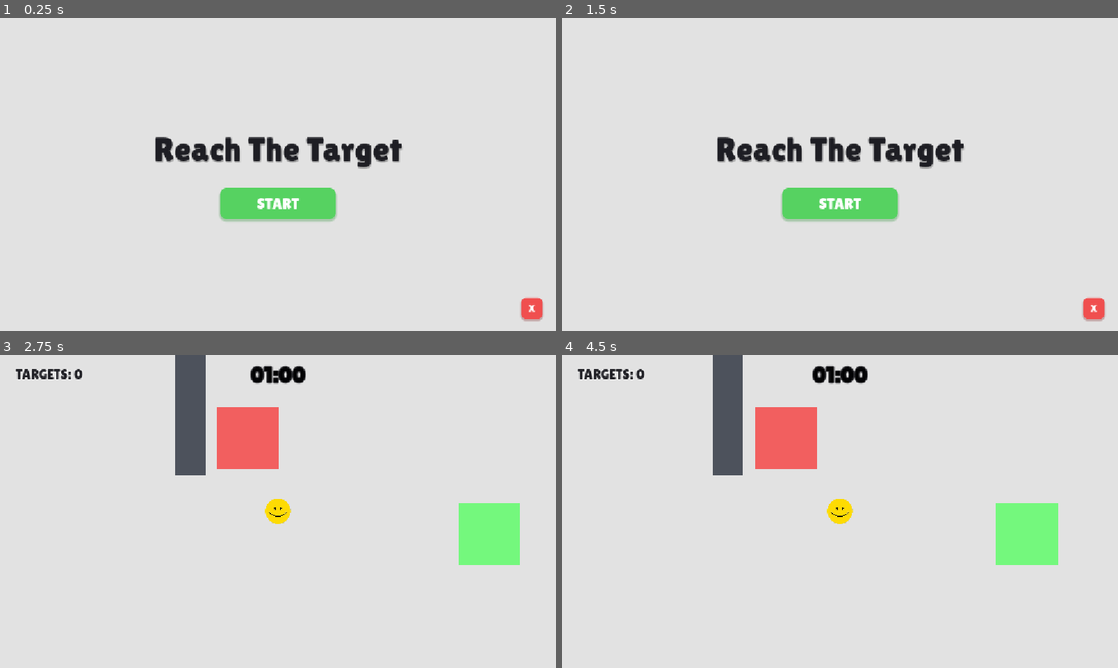
Above: before the commit, frames 1-4 (two rows, left to right).
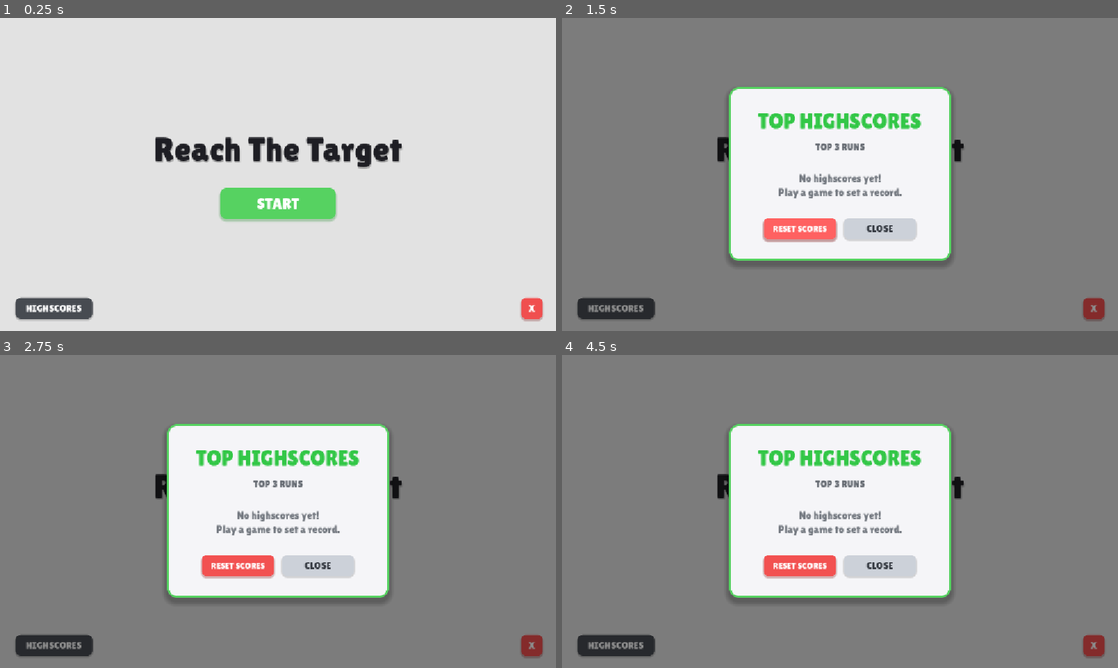
Above: after the commit, the same moments.

Repository: foreignseal/ReachTheTarget_Godot
Game: Godot game, scene res://scenes/MainMenu.tscn
Two runs of this game, one before a commit and one after it. Both use one fixed random seed, a clock stepped at 60 frames per second and the inputs below.
Inputs (mouse positions are in pixels of both pictures, inside the frame that each line leads up to):
- Up to frame 1 (0.25 s): no input
- Up to frame 2 (1.5 s): click (617, 309) at 0.5 s, where only the run after the commit has a clickable "HIGHSCORES"; click (801, 227) at 1.25 s, where only the run after the commit has a clickable "RESET SCORES"
- Up to frame 3 (2.75 s): click "START" at 2 s
- Up to frame 4 (4.5 s): click (840, 539) at 2.75 s, where only the run after the commit has a clickable "START"; click (1095, 646) at 3.5 s, where only the run after the commit has a clickable "X"; hold D (move_right) from 4.28 s (still down)

The runs differ from the first frame. In frame 1, 1.0% of the frame differs, in the area x 2-17%, y 89-97%; in frame 2, 85%, in the area x 0-100%, y 0-100%; in frame 3, 84%; in frame 4, 83%.

Commit message:
update: highscores and maze

Diff:
--- a/scenes/Game.tscn
+++ b/scenes/Game.tscn
@@ -102,17 +102,165 @@
 navigation_polygon = SubResource("NavigationPolygon_game")
 script = ExtResource("8_nav")
 
-[node name="ObstacleWall" parent="NavigationRegion2D" unique_id=1682371849 instance=ExtResource("7_wall")]
-position = Vector2(-120, -50)
-scale = Vector2(0.5, 2)
-
-[node name="DangerZone" parent="." unique_id=1567770249 instance=ExtResource("4_danger")]
+[node name="BorderTop" parent="NavigationRegion2D" unique_id=200000001 instance=ExtResource("7_wall")]
+position = Vector2(0, -900)
+scale = Vector2(19, 0.375)
+
+[node name="BorderBottom" parent="NavigationRegion2D" unique_id=200000002 instance=ExtResource("7_wall")]
+position = Vector2(0, 900)
+scale = Vector2(19, 0.375)
+
+[node name="BorderLeft" parent="NavigationRegion2D" unique_id=200000003 instance=ExtResource("7_wall")]
+position = Vector2(-1200, 0)
+scale = Vector2(0.375, 14.25)
+
+[node name="BorderRight" parent="NavigationRegion2D" unique_id=200000004 instance=ExtResource("7_wall")]
+position = Vector2(1200, 0)
+scale = Vector2(0.375, 14.25)
+
+[node name="HubWall_NW" parent="NavigationRegion2D" unique_id=200000005 instance=ExtResource("7_wall")]
+position = Vector2(-220, -180)
+scale = Vector2(0.6, 0.6)
+
+[node name="HubWall_NE" parent="NavigationRegion2D" unique_id=200000006 instance=ExtResource("7_wall")]
+position = Vector2(220, -180)
+scale = Vector2(0.6, 0.6)
+
+[node name="HubWall_SW" parent="NavigationRegion2D" unique_id=200000007 instance=ExtResource("7_wall")]
+position = Vector2(-220, 180)
+scale = Vector2(0.6, 0.6)
+
+[node name="HubWall_SE" parent="NavigationRegion2D" unique_id=200000008 instance=ExtResource("7_wall")]
+position = Vector2(220, 180)
+scale = Vector2(0.6, 0.6)
+
+[node name="Wall_N_Divider" parent="NavigationRegion2D" unique_id=200000009 instance=ExtResource("7_wall")]
+position = Vector2(0, -520)
+scale = Vector2(0.3, 3.8)
+
+[node name="Wall_NW_TopHoriz" parent="NavigationRegion2D" unique_id=200000010 instance=ExtResource("7_wall")]
+position = Vector2(-580, -680)
+scale = Vector2(4.5, 0.3)
+
+[node name="Wall_NE_TopHoriz" parent="NavigationRegion2D" unique_id=200000011 instance=ExtResource("7_wall")]
+position = Vector2(580, -680)
+scale = Vector2(4.5, 0.3)
+
+[node name="Wall_NW_Vert1" parent="NavigationRegion2D" unique_id=200000012 instance=ExtResource("7_wall")]
+position = Vector2(-420, -420)
+scale = Vector2(0.3, 2.5)
+
+[node name="Wall_NW_Horiz1" parent="NavigationRegion2D" unique_id=200000013 instance=ExtResource("7_wall")]
+position = Vector2(-780, -450)
+scale = Vector2(2.5, 0.3)
+
+[node name="Wall_NW_Vert2" parent="NavigationRegion2D" unique_id=200000014 instance=ExtResource("7_wall")]
+position = Vector2(-880, -220)
+scale = Vector2(0.3, 2)
+
+[node name="Wall_NE_Vert1" parent="NavigationRegion2D" unique_id=200000015 instance=ExtResource("7_wall")]
+position = Vector2(420, -420)
+scale = Vector2(0.3, 2.5)
+
+[node name="Wall_NE_Horiz1" parent="NavigationRegion2D" unique_id=200000016 instance=ExtResource("7_wall")]
+position = Vector2(780, -450)
+scale = Vector2(2.5, 0.3)
+
+[node name="Wall_NE_Vert2" parent="NavigationRegion2D" unique_id=200000017 instance=ExtResource("7_wall")]
+position = Vector2(880, -220)
+scale = Vector2(0.3, 2)
+
+[node name="Wall_West_MidHoriz" parent="NavigationRegion2D" unique_id=200000018 instance=ExtResource("7_wall")]
+position = Vector2(-700, 0)
+scale = Vector2(3.5, 0.3)
+
+[node name="Wall_East_MidHoriz" parent="NavigationRegion2D" unique_id=200000019 instance=ExtResource("7_wall")]
+position = Vector2(700, 0)
+scale = Vector2(3.5, 0.3)
+
+[node name="Wall_S_Divider" parent="NavigationRegion2D" unique_id=200000020 instance=ExtResource("7_wall")]
+position = Vector2(0, 520)
+scale = Vector2(0.3, 3.8)
+
+[node name="Wall_SW_BotHoriz" parent="NavigationRegion2D" unique_id=200000021 instance=ExtResource("7_wall")]
+position = Vector2(-580, 680)
+scale = Vector2(4.5, 0.3)
+
+[node name="Wall_SE_BotHoriz" parent="NavigationRegion2D" unique_id=200000022 instance=ExtResource("7_wall")]
+position = Vector2(580, 680)
+scale = Vector2(4.5, 0.3)
+
+[node name="Wall_SW_Vert1" parent="NavigationRegion2D" unique_id=200000023 instance=ExtResource("7_wall")]
+position = Vector2(-420, 420)
+scale = Vector2(0.3, 2.5)
+
+[node name="Wall_SW_Horiz1" parent="NavigationRegion2D" unique_id=200000024 instance=ExtResource("7_wall")]
+position = Vector2(-780, 450)
+scale = Vector2(2.5, 0.3)
+
+[node name="Wall_SW_Vert2" parent="NavigationRegion2D" unique_id=200000025 instance=ExtResource("7_wall")]
+position = Vector2(-880, 220)
+scale = Vector2(0.3, 2)
+
+[node name="Wall_SE_Vert1" parent="NavigationRegion2D" unique_id=200000026 instance=ExtResource("7_wall")]
+position = Vector2(420, 420)
+scale = Vector2(0.3, 2.5)
+
+[node name="Wall_SE_Horiz1" parent="NavigationRegion2D" unique_id=200000027 instance=ExtResource("7_wall")]
+position = Vector2(780, 450)
+scale = Vector2(2.5, 0.3)
+
+[node name="Wall_SE_Vert2" parent="NavigationRegion2D" unique_id=200000028 instance=ExtResource("7_wall")]
+position = Vector2(880, 220)
+scale = Vector2(0.3, 2)
+
+[node name="Pillar_NW" parent="NavigationRegion2D" unique_id=200000029 instance=ExtResource("7_wall")]
+position = Vector2(-950, -780)
+scale = Vector2(0.8, 0.8)
+
+[node name="Pillar_NE" parent="NavigationRegion2D" unique_id=200000030 instance=ExtResource("7_wall")]
+position = Vector2(950, -780)
+scale = Vector2(0.8, 0.8)
+
+[node name="Pillar_SW" parent="NavigationRegion2D" unique_id=200000031 instance=ExtResource("7_wall")]
+position = Vector2(-950, 780)
+scale = Vector2(0.8, 0.8)
+
+[node name="Pillar_SE" parent="NavigationRegion2D" unique_id=200000032 instance=ExtResource("7_wall")]
+position = Vector2(950, 780)
+scale = Vector2(0.8, 0.8)
+
+[node name="DangerZone1" parent="." unique_id=1567770249 instance=ExtResource("4_danger")]
+position = Vector2(-1124, -819)
+
+[node name="DangerZone4" parent="." unique_id=1228671075 instance=ExtResource("4_danger")]
+position = Vector2(1120, -815)
+
+[node name="DangerZone5" parent="." unique_id=1838427965 instance=ExtResource("4_danger")]
+position = Vector2(1116, 814)
+
+[node name="DangerZone6" parent="." unique_id=537167493 instance=ExtResource("4_danger")]
+position = Vector2(-1117, 814)
+
+[node name="DangerZone2" parent="." unique_id=1567770250 instance=ExtResource("4_danger")]
+position = Vector2(-669, -226.99998)
+scale = Vector2(1.72, 1.72)
+
+[node name="DangerZone7" parent="." unique_id=517838397 instance=ExtResource("4_danger")]
+position = Vector2(220.00012, -462)
+scale = Vector2(1.72, 1.72)
+
+[node name="DangerZone8" parent="." unique_id=1536744726 instance=ExtResource("4_danger")]
+position = Vector2(-202.00006, 465.00012)
+scale = Vector2(1.72, 1.72)
+
+[node name="DangerZone3" parent="." unique_id=1567770251 instance=ExtResource("4_danger")]
+position = Vector2(676.99994, 219)
+scale = Vector2(1.9599993, 1.9599993)
 
 [node name="SpawnPoint" type="Marker2D" parent="." unique_id=1343114655]
-position = Vector2(62, 153)
 
 [node name="Player" parent="." unique_id=1511318249 node_paths=PackedStringArray("spawn_point") instance=ExtResource("2_78awf")]
-position = Vector2(-594, 433)
 spawn_point = NodePath("../SpawnPoint")
 
 [node name="Screen" type="Camera2D" parent="Player" unique_id=683318714]
@@ -122,37 +270,50 @@
 
 [node name="TargetSpawns" type="Node2D" parent="." unique_id=1381045291]
 script = ExtResource("5_spawns")
+initial_target_count = 3
 moving_target_ratio = 0.3
 
 [node name="Spawn1" type="Node2D" parent="TargetSpawns" unique_id=787345189]
-position = Vector2(-450, -200)
+position = Vector2(-950, -550)
 
 [node name="Spawn2" type="Node2D" parent="TargetSpawns" unique_id=488130399]
-position = Vector2(-450, 200)
+position = Vector2(-600, -780)
 
 [node name="Spawn3" type="Node2D" parent="TargetSpawns" unique_id=1283210757]
-position = Vector2(-250, -280)
+position = Vector2(-250, -450)
 
 [node name="Spawn4" type="Node2D" parent="TargetSpawns" unique_id=486352726]
-position = Vector2(-250, 280)
+position = Vector2(250, -450)
 
 [node name="Spawn5" type="Node2D" parent="TargetSpawns" unique_id=1232871005]
-position = Vector2(0, -220)
+position = Vector2(600, -780)
 
 [node name="Spawn6" type="Node2D" parent="TargetSpawns" unique_id=148250674]
-position = Vector2(0, 220)
+position = Vector2(950, -550)
 
 [node name="Spawn7" type="Node2D" parent="TargetSpawns" unique_id=1003495341]
-position = Vector2(250, -280)
+position = Vector2(-1050, -100)
 
 [node name="Spawn8" type="Node2D" parent="TargetSpawns" unique_id=264535900]
-position = Vector2(250, 280)
+position = Vector2(-1050, 100)
 
 [node name="Spawn9" type="Node2D" parent="TargetSpawns" unique_id=1587240670]
-position = Vector2(500, -200)
+position = Vector2(1050, -100)
 
 [node name="Spawn10" type="Node2D" parent="TargetSpawns" unique_id=62355709]
-position = Vector2(500, 200)
+position = Vector2(1050, 100)
+
+[node name="Spawn11" type="Node2D" parent="TargetSpawns" unique_id=62355710]
+position = Vector2(-950, 550)
+
+[node name="Spawn12" type="Node2D" parent="TargetSpawns" unique_id=62355711]
+position = Vector2(-250, 450)
+
+[node name="Spawn13" type="Node2D" parent="TargetSpawns" unique_id=62355712]
+position = Vector2(250, 450)
+
+[node name="Spawn14" type="Node2D" parent="TargetSpawns" unique_id=62355713]
+position = Vector2(950, 550)
 
 [node name="UI" type="CanvasLayer" parent="." unique_id=1120676962]
 
--- a/scenes/MainMenu.tscn
+++ b/scenes/MainMenu.tscn
@@ -35,6 +35,35 @@
 
 [sub_resource type="StyleBoxEmpty" id="StyleBoxEmpty_focus"]
 
+[sub_resource type="StyleBoxFlat" id="StyleBoxFlat_score_btn_normal"]
+bg_color = Color(0.2, 0.22, 0.25, 0.85)
+corner_radius_top_left = 12
+corner_radius_top_right = 12
+corner_radius_bottom_right = 12
+corner_radius_bottom_left = 12
+shadow_color = Color(0, 0, 0, 0.2)
+shadow_size = 3
+shadow_offset = Vector2(0, 2)
+
+[sub_resource type="StyleBoxFlat" id="StyleBoxFlat_score_btn_pressed"]
+bg_color = Color(0.15, 0.16, 0.18, 1)
+corner_radius_top_left = 12
+corner_radius_top_right = 12
+corner_radius_bottom_right = 12
+corner_radius_bottom_left = 12
+shadow_size = 1
+shadow_offset = Vector2(0, 1)
+
+[sub_resource type="StyleBoxFlat" id="StyleBoxFlat_score_btn_hover"]
+bg_color = Color(0.3, 0.33, 0.37, 1)
+corner_radius_top_left = 12
+corner_radius_top_right = 12
+corner_radius_bottom_right = 12
+corner_radius_bottom_left = 12
+shadow_color = Color(0, 0, 0, 0.3)
+shadow_size = 4
+shadow_offset = Vector2(0, 3)
+
 [sub_resource type="StyleBoxFlat" id="StyleBoxFlat_quit_normal"]
 bg_color = Color(0.97, 0.25, 0.25, 0.85)
 corner_radius_top_left = 10
@@ -64,6 +93,54 @@
 shadow_size = 4
 shadow_offset = Vector2(0, 4)
 
+[sub_resource type="StyleBoxFlat" id="StyleBoxFlat_card"]
+content_margin_left = 32.0
+content_margin_top = 28.0
+content_margin_right = 32.0
+content_margin_bottom = 28.0
+bg_color = Color(0.96, 0.96, 0.97, 1)
+border_width_left = 4
+border_width_top = 4
+border_width_right = 4
+border_width_bottom = 4
+border_color = Color(0.3388, 0.8226, 0.3792, 1)
+corner_radius_top_left = 20
+corner_radius_top_right = 20
+corner_radius_bottom_right = 20
+corner_radius_bottom_left = 20
+shadow_color = Color(0, 0, 0, 0.25)
+shadow_size = 12
+shadow_offset = Vector2(0, 8)
+
+[sub_resource type="StyleBoxFlat" id="StyleBoxFlat_neutral_normal"]
+bg_color = Color(0.8, 0.82, 0.85, 1)
+corner_radius_top_left = 12
+corner_radius_top_right = 12
+corner_radius_bottom_right = 12
+corner_radius_bottom_left = 12
+shadow_color = Color(0, 0, 0, 0.15)
+shadow_size = 3
+shadow_offset = Vector2(0, 2)
+
+[sub_resource type="StyleBoxFlat" id="StyleBoxFlat_neutral_pressed"]
+bg_color = Color(0.72, 0.74, 0.77, 1)
+corner_radius_top_left = 12
+corner_radius_top_right = 12
+corner_radius_bottom_right = 12
+corner_radius_bottom_left = 12
+shadow_size = 1
+shadow_offset = Vector2(0, 1)
+
+[sub_resource type="StyleBoxFlat" id="StyleBoxFlat_neutral_hover"]
+bg_color = Color(0.88, 0.9, 0.92, 1)
+corner_radius_top_left = 12
+corner_radius_top_right = 12
+corner_radius_bottom_right = 12
+corner_radius_bottom_left = 12
+shadow_color = Color(0, 0, 0, 0.2)
+shadow_size = 4
+shadow_offset = Vector2(0, 3)
+
 [node name="MainMenu" type="Control" unique_id=50917894]
 layout_mode = 3
 anchors_preset = 15
@@ -114,6 +191,27 @@
 theme_override_styles/hover = SubResource("StyleBoxFlat_start_hover")
 theme_override_styles/focus = SubResource("StyleBoxEmpty_focus")
 text = "START"
+
+[node name="HighscoresButton" type="Button" parent="." unique_id=1849182049]
+custom_minimum_size = Vector2(160, 44)
+layout_mode = 1
+anchors_preset = 2
+anchor_top = 1.0
+anchor_bottom = 1.0
+offset_left = 32.0
+offset_top = -68.0
+offset_right = 192.0
+offset_bottom = -24.0
+grow_vertical = 0
+theme_override_colors/font_color = Color(1, 1, 1, 1)
+theme_override_colors/font_hover_color = Color(1, 1, 1, 1)
+theme_override_fonts/font = ExtResource("2_font")
+theme_override_font_sizes/font_size = 20
+theme_override_styles/normal = SubResource("StyleBoxFlat_score_btn_normal")
+theme_override_styles/pressed = SubResource("StyleBoxFlat_score_btn_pressed")
+theme_override_styles/hover = SubResource("StyleBoxFlat_score_btn_hover")
+theme_override_styles/focus = SubResource("StyleBoxEmpty_focus")
+text = "HIGHSCORES"
 
 [node name="QuitButton" type="Button" parent="." unique_id=514345654]
 custom_minimum_size = Vector2(44, 44)
@@ -140,5 +238,104 @@
 theme_override_styles/focus = SubResource("StyleBoxEmpty_focus")
 text = "X"
 
+[node name="HighscoresModal" type="Control" parent="." unique_id=987654321]
+visible = false
+layout_mode = 1
+anchors_preset = 15
+anchor_right = 1.0
+anchor_bottom = 1.0
+grow_horizontal = 2
+grow_vertical = 2
+
+[node name="Dim" type="ColorRect" parent="HighscoresModal" unique_id=987654322]
+layout_mode = 1
+anchors_preset = 15
+anchor_right = 1.0
+anchor_bottom = 1.0
+grow_horizontal = 2
+grow_vertical = 2
+color = Color(0, 0, 0, 0.45)
+
+[node name="CenterContainer" type="CenterContainer" parent="HighscoresModal" unique_id=987654323]
+layout_mode = 1
+anchors_preset = 15
+anchor_right = 1.0
+anchor_bottom = 1.0
+grow_horizontal = 2
+grow_vertical = 2
+
+[node name="Card" type="PanelContainer" parent="HighscoresModal/CenterContainer" unique_id=987654324]
+custom_minimum_size = Vector2(460, 360)
+layout_mode = 2
+theme_override_styles/panel = SubResource("StyleBoxFlat_card")
+
+[node name="VBox" type="VBoxContainer" parent="HighscoresModal/CenterContainer/Card" unique_id=987654325]
+layout_mode = 2
+theme_override_constants/separation = 16
+alignment = 1
+
+[node name="Title" type="Label" parent="HighscoresModal/CenterContainer/Card/VBox" unique_id=987654326]
+layout_mode = 2
+theme_override_colors/font_color = Color(0.2, 0.78, 0.28, 1)
+theme_override_fonts/font = ExtResource("2_font")
+theme_override_font_sizes/font_size = 44
+text = "TOP HIGHSCORES"
+horizontal_alignment = 1
+
+[node name="Subtitle" type="Label" parent="HighscoresModal/CenterContainer/Card/VBox" unique_id=987654327]
+layout_mode = 2
+theme_override_colors/font_color = Color(0.4, 0.42, 0.45, 1)
+theme_override_fonts/font = ExtResource("2_font")
+theme_override_font_sizes/font_size = 20
+text = "TOP 3 RUNS"
+horizontal_alignment = 1
+
+[node name="Spacer" type="Control" parent="HighscoresModal/CenterContainer/Card/VBox" unique_id=987654328]
+custom_minimum_size = Vector2(0, 8)
+layout_mode = 2
+
+[node name="ScoresContainer" type="VBoxContainer" parent="HighscoresModal/CenterContainer/Card/VBox" unique_id=987654329]
+layout_mode = 2
+theme_override_constants/separation = 12
+alignment = 1
+
+[node name="Spacer2" type="Control" parent="HighscoresModal/CenterContainer/Card/VBox" unique_id=987654330]
+custom_minimum_size = Vector2(0, 8)
+layout_mode = 2
+
+[node name="ButtonsRow" type="HBoxContainer" parent="HighscoresModal/CenterContainer/Card/VBox" unique_id=987654331]
+layout_mode = 2
+theme_override_constants/separation = 16
+alignment = 1
+
+[node name="ResetButton" type="Button" parent="HighscoresModal/CenterContainer/Card/VBox/ButtonsRow" unique_id=987654332]
+custom_minimum_size = Vector2(150, 44)
+layout_mode = 2
+theme_override_colors/font_color = Color(1, 1, 1, 1)
+theme_override_colors/font_hover_color = Color(1, 1, 1, 1)
+theme_override_fonts/font = ExtResource("2_font")
+theme_override_font_sizes/font_size = 18
+theme_override_styles/normal = SubResource("StyleBoxFlat_quit_normal")
+theme_override_styles/pressed = SubResource("StyleBoxFlat_quit_pressed")
+theme_override_styles/hover = SubResource("StyleBoxFlat_quit_hover")
+theme_override_styles/focus = SubResource("StyleBoxEmpty_focus")
+text = "RESET SCORES"
+
+[node name="CloseButton" type="Button" parent="HighscoresModal/CenterContainer/Card/VBox/ButtonsRow" unique_id=987654333]
+custom_minimum_size = Vector2(150, 44)
+layout_mode = 2
+theme_override_colors/font_color = Color(0.2, 0.22, 0.25, 1)
+theme_override_colors/font_hover_color = Color(0.05, 0.05, 0.05, 1)
+theme_override_fonts/font = ExtResource("2_font")
+theme_override_font_sizes/font_size = 20
+theme_override_styles/normal = SubResource("StyleBoxFlat_neutral_normal")
+theme_override_styles/pressed = SubResource("StyleBoxFlat_neutral_pressed")
+theme_override_styles/hover = SubResource("StyleBoxFlat_neutral_hover")
+theme_override_styles/focus = SubResource("StyleBoxEmpty_focus")
+text = "CLOSE"
+
 [connection signal="pressed" from="CenterContainer/VBoxContainer/StartButton" to="." method="_on_start_button_pressed"]
+[connection signal="pressed" from="HighscoresButton" to="." method="_on_highscores_button_pressed"]
 [connection signal="pressed" from="QuitButton" to="." method="_on_quit_button_pressed"]
+[connection signal="pressed" from="HighscoresModal/CenterContainer/Card/VBox/ButtonsRow/ResetButton" to="." method="_on_reset_highscores_pressed"]
+[connection signal="pressed" from="HighscoresModal/CenterContainer/Card/VBox/ButtonsRow/CloseButton" to="." method="_on_close_highscores_pressed"]
--- a/scripts/GameManager.gd
+++ b/scripts/GameManager.gd
@@ -1,5 +1,6 @@
 extends Node2D
 
+const HighscoreManager = preload("res://scripts/HighscoreManager.gd")
 
 # Game Settings
 @export var time_limit: float = 60.0 # 1 minute
@@ -127,9 +128,21 @@
 		return
 
 	current_state = GameState.GAME_OVER
-	player.set_physics_process(false)
-	game_over_stats_label.text = "Targets Collected: %d\nHighest Time: %s" % [score, _format_time(highest_time)]
-	game_over_screen.visible = true
+	if player:
+		player.set_physics_process(false)
+
+	var is_new_record: bool = HighscoreManager.save_score(score, highest_time)
+
+	if game_over_stats_label:
+		if is_new_record and score > 0:
+			game_over_stats_label.text = "★ NEW HIGHSCORE! ★\nTargets Collected: %d\nHighest Time: %s" % [score, _format_time(highest_time)]
+			game_over_stats_label.modulate = Color(0.18, 0.78, 0.32, 1.0)
+		else:
+			game_over_stats_label.text = "Targets Collected: %d\nHighest Time: %s" % [score, _format_time(highest_time)]
+			game_over_stats_label.modulate = Color(0.12, 0.12, 0.14, 1.0)
+
+	if game_over_screen:
+		game_over_screen.visible = true
 
 func _on_restart_pressed() -> void:
 	get_tree().reload_current_scene()
--- /dev/null
+++ b/scripts/HighscoreManager.gd
@@ -0,0 +1,72 @@
+class_name HighscoreManager
+extends RefCounted
+
+# Variables
+const SAVE_PATH: String = "user://highscores.json"
+const MAX_SCORES: int = 3
+
+
+static func load_scores() -> Array:
+	if not FileAccess.file_exists(SAVE_PATH):
+		return []
+
+	var file := FileAccess.open(SAVE_PATH, FileAccess.READ)
+	if not file:
+		return []
+
+	var content := file.get_as_text()
+	file.close()
+
+	var json := JSON.new()
+	var err := json.parse(content)
+	if err != OK:
+		return []
+
+	var data = json.get_data()
+	if data is Array:
+		return data
+	return []
+
+static func save_score(score: int, highest_time: float) -> bool:
+	if score <= 0:
+		return false
+
+	var scores := load_scores()
+	var new_entry: Dictionary = {
+		"score": score,
+		"highest_time": highest_time,
+		"timestamp": Time.get_datetime_string_from_system()
+	}
+
+	scores.append(new_entry)
+
+	scores.sort_custom(func(a: Dictionary, b: Dictionary) -> bool:
+		var score_a: int = int(a.get("score", 0))
+		var score_b: int = int(b.get("score", 0))
+		if score_a != score_b:
+			return score_a > score_b
+		return float(a.get("highest_time", 0.0)) > float(b.get("highest_time", 0.0))
+	)
+
+	var is_top_score: bool = (scores.find(new_entry) < MAX_SCORES)
+
+	if scores.size() > MAX_SCORES:
+		scores.resize(MAX_SCORES)
+
+	var file := FileAccess.open(SAVE_PATH, FileAccess.WRITE)
+	if file:
+		file.store_string(JSON.stringify(scores, "\t"))
+		file.close()
+
+	return is_top_score
+
+static func clear_scores() -> void:
+	if FileAccess.file_exists(SAVE_PATH):
+		DirAccess.remove_absolute(SAVE_PATH)
+
+
+static func format_time(seconds: float) -> String:
+	var total_sec: int = max(0, int(ceil(seconds)))
+	var minutes: int = total_sec / 60
+	var rem_sec: int = total_sec % 60
+	return "%02d:%02d" % [minutes, rem_sec]
--- a/scripts/MainMenu.gd
+++ b/scripts/MainMenu.gd
@@ -1,8 +1,17 @@
 extends Control
+
+const HighscoreManager = preload("res://scripts/HighscoreManager.gd")
 
 # Resources
 @export var game_scene: PackedScene
 
+# UI References
+@onready var highscores_modal: Control = $HighscoresModal
+@onready var score_list_container: VBoxContainer = $HighscoresModal/CenterContainer/Card/VBox/ScoresContainer
+
+
+func _ready() -> void:
+	highscores_modal.visible = false
 
 func _on_start_button_pressed() -> void:
 	get_tree().change_scene_to_packed(game_scene)
@@ -10,6 +19,71 @@
 func _on_quit_button_pressed() -> void:
 	get_tree().quit()
 
+func _on_highscores_button_pressed() -> void:
+	_update_highscores_display()
+	highscores_modal.visible = true
+
+func _on_close_highscores_pressed() -> void:
+	highscores_modal.visible = false
+
+func _on_reset_highscores_pressed() -> void:
+	HighscoreManager.clear_scores()
+	_update_highscores_display()
+
+func _update_highscores_display() -> void:
+	if not score_list_container:
+		return
+
+	for child in score_list_container.get_children():
+		score_list_container.remove_child(child)
+		child.queue_free()
+
+	var scores := HighscoreManager.load_scores()
+	if scores.is_empty():
+		var empty_lbl := Label.new()
+		empty_lbl.text = "No highscores yet!\nPlay a game to set a record."
+		empty_lbl.horizontal_alignment = HORIZONTAL_ALIGNMENT_CENTER
+		empty_lbl.add_theme_font_override("font", preload("res://assets/fonts/lilita_one_regular.ttf"))
+		empty_lbl.add_theme_font_size_override("font_size", 22)
+		empty_lbl.add_theme_color_override("font_color", Color(0.45, 0.47, 0.5, 1.0))
+		score_list_container.add_child(empty_lbl)
+		return
+
+	var ranks := ["#1", "#2", "#3"]
+	var rank_colors := [
+		Color(0.85, 0.65, 0.1, 1.0), # Gold
+		Color(0.55, 0.6, 0.65, 1.0), # Silver
+		Color(0.7, 0.45, 0.25, 1.0)  # Bronze
+	]
+
+	for i in range(scores.size()):
+		var entry: Dictionary = scores[i]
+		var row := HBoxContainer.new()
+		row.alignment = BoxContainer.ALIGNMENT_CENTER
+		row.add_theme_constant_override("separation", 16)
+
+		var rank_lbl := Label.new()
+		rank_lbl.text = ranks[i] if i < ranks.size() else "#%d" % (i + 1)
+		rank_lbl.custom_minimum_size = Vector2(40, 0)
+		rank_lbl.add_theme_font_override("font", preload("res://assets/fonts/lilita_one_regular.ttf"))
+		rank_lbl.add_theme_font_size_override("font_size", 26)
+		rank_lbl.add_theme_color_override("font_color", rank_colors[i] if i < rank_colors.size() else Color.DARK_GRAY)
+		row.add_child(rank_lbl)
+
+		var score_lbl := Label.new()
+		var target_count: int = int(entry.get("score", 0))
+		var peak_time: String = HighscoreManager.format_time(float(entry.get("highest_time", 60.0)))
+		score_lbl.text = "%d TARGETS   (Peak: %s)" % [target_count, peak_time]
+		score_lbl.add_theme_font_override("font", preload("res://assets/fonts/lilita_one_regular.ttf"))
+		score_lbl.add_theme_font_size_override("font_size", 24)
+		score_lbl.add_theme_color_override("font_color", Color(0.12, 0.12, 0.14, 1.0))
+		row.add_child(score_lbl)
+
+		score_list_container.add_child(row)
+
 func _unhandled_input(event: InputEvent) -> void:
 	if event.is_action_pressed("ui_cancel"):
-		get_tree().quit()
+		if highscores_modal and highscores_modal.visible:
+			highscores_modal.visible = false
+		else:
+			get_tree().quit()
--- a/scripts/Target.gd
+++ b/scripts/Target.gd
@@ -16,6 +16,8 @@
 @export var is_moving_target: bool = false
 @export var move_speed: float = 120.0
 @export var moving_color: Color = Color(0.35, 0.85, 1.0, 1.0)
+
+@export var wander_boundary: float = 1600.0
 
 # Target Variables
 var is_reached: bool = false
@@ -44,7 +46,7 @@
 
 	wander_timer -= delta
 
-	if global_position.length() > 600.0:
+	if global_position.length() > wander_boundary:
 		move_direction = (-global_position).normalized()
 		wander_timer = randf_range(2.0, 3.5)
 	elif _is_ray_blocked(global_position, move_direction, 90.0):
Not shown, added: scripts/HighscoreManager.gd.uid
